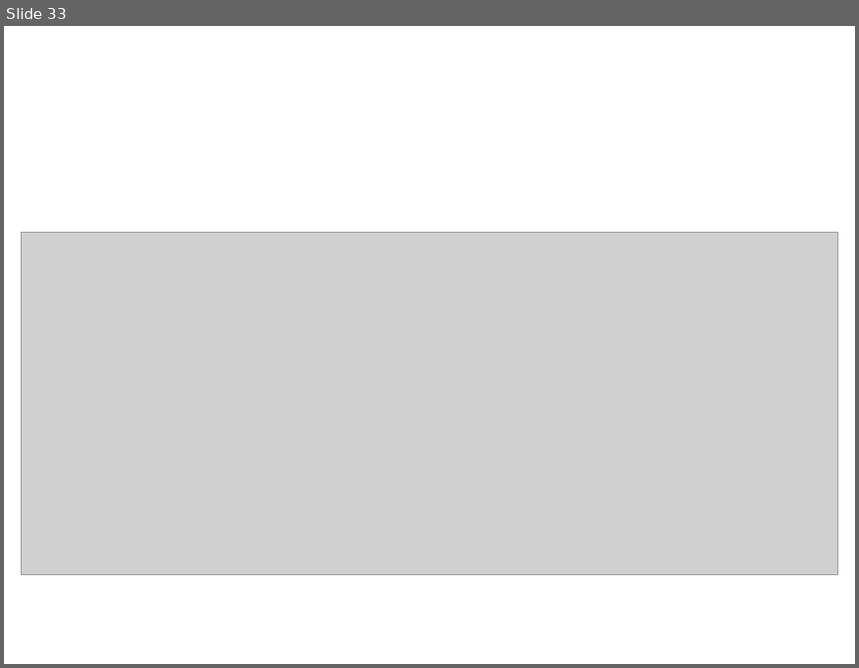
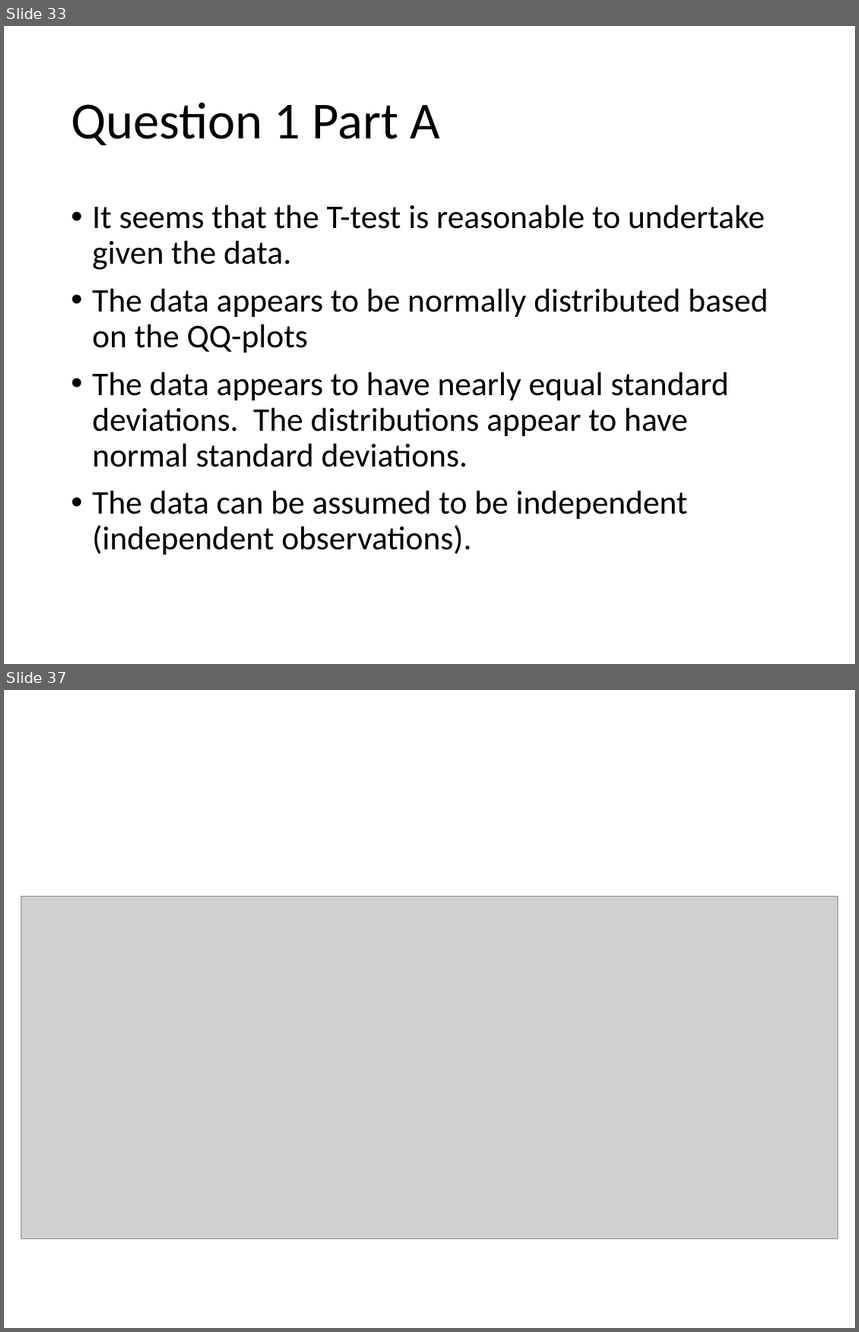
Before and after one commit to bgoodwinSMU/MSDS6371, a slide deck: Unit3/Ben_goodwin_live_Session_3.pptx. Shown one above the other, each under a label of ours: slide 33 before the commit, slides 33 and 37 after it; the slides between them are not shown. The pictures are 859x668 and 859x1332 pixels, drawn with LibreOffice and Linux fonts; fonts in the diff are those of the drawing; grey boxes stand for pictures. Boxes give left, top, right and bottom in pixels: in the first picture for what was removed or moved away, otherwise in the second. Text is boxed around its words. In the diff, an @@ line names an element or a change of style, - is before the commit and + after.

```diff
--- a/Unit3/Ben_goodwin_live_Session_3.pptx
+++ b/Unit3/Ben_goodwin_live_Session_3.pptx
@@ slide 33 added at box(4, 26, 855, 664), background #FFFFFF @@
@@ title added at box(71, 102, 441, 145), 44 pt, text #000000 @@
+Question 1 Part A
@@ text added at box(92, 205, 768, 555), 28 pt, text #000000 @@
+• It seems that the T-test is reasonable to undertake given the data.
+• The data appears to be normally distributed based on the QQ-plots
+• The data appears to have nearly equal standard deviations. The distributions appear to have normal standard deviations.
+• The data can be assumed to be independent (independent observations).
@@ what was slide 33 is now slide 37 @@
```
Also in this commit, not shown: 3 slides changed, 4 other slides added.
